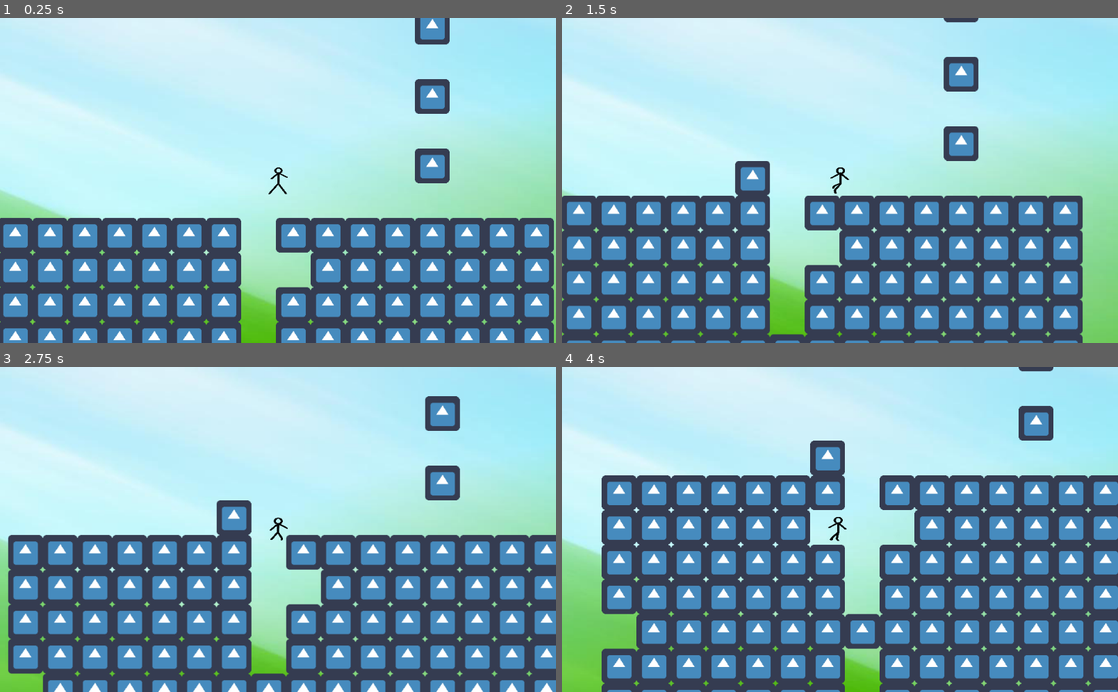
Above: before the commit, frames 1-4 (two rows, left to right).
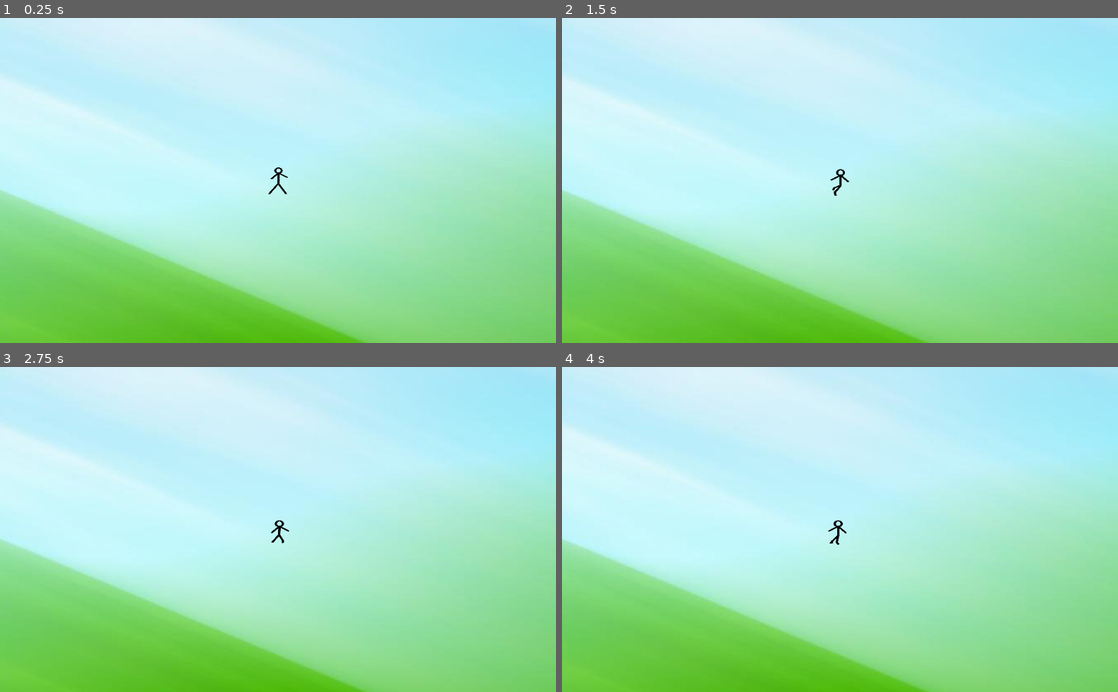
Above: after the commit, the same moments.

Repository: DiFlixx/PhantomGame2D
Game: Godot game, scene res://Node.tscn
The game is run twice, just before and just after one commit, with the same random seed, the same clock (stepped at 60 frames per second) and the same inputs. The engine's default icon, where the game draws it, is replaced by a stand-in: a white triangle on a blue panel in a dark square.
Inputs (mouse positions are in pixels of both pictures, inside the frame that each line leads up to):
- Up to frame 1 (0.25 s): no input
- Up to frame 2 (1.5 s): move the mouse to (962, 164) at 0.52 s; hold Right (ui_right) 0.53-1.28 s; hold Ctrl (ctrl) 0.53-1.28 s; move the mouse to (728, 196) at 1.27 s; hold Left (ui_left) from 1.28 s (still down); tap E (e_button) at 1.35 s
- Up to frame 3 (2.75 s): move the mouse to (333, 458) at 2.02 s; release Left (ui_left) at 2.03 s; hold Right (ui_right) from 2.03 s (still down); hold I (i_button) from 2.03 s (still down)
- Up to frame 4 (4 s): move the mouse to (812, 594) at 2.77 s; release Right (ui_right) at 2.78 s; release I (i_button) at 2.78 s; hold Up (ui_up) 2.78-3.53 s; right-click (812, 594) at 2.85 s; move the mouse to (1006, 578) at 3.52 s; hold Left (ui_left) from 3.53 s (still down); hold R (r_button) from 3.53 s (still down)

The runs differ from the first frame. In frame 1, 37% of the frame differs, in the area x 0-100%, y 0-100%; in frame 2, 41%; in frame 3, 46%; in frame 4, 57%, in the area x 7-100%, y 0-100%.

Commit message:
сохранение

Diff:
--- a/RigidBody2D.gd
+++ b/RigidBody2D.gd
@@ -164,10 +164,10 @@
 func cells_save(cells):
 	var file = File.new()
 	file.open("res://save.dat", file.WRITE)
-	#var cells_new = []
-	#for cell in cells:
-	#	cells_new
-	file.store_var(cells)
+	var cells_new = []
+	for cell in cells:
+		cells_new.append(Vector3(cell.x, cell.y, $"../TileMap".get_cell(cell.x, cell.y)))
+	file.store_var(cells_new)
 	file.close()
 	pass
 
@@ -179,6 +179,7 @@
 		file.close()
 		var tilemap = $"../TileMap"
 		tilemap.clear()
+		print(cells)
 		for cell in cells:
-			tilemap.set_cellv(cell, 0)
+			tilemap.set_cellv(Vector2(cell.x, cell.y), cell.z)
 	pass
Binary file changed: save.dat
Not shown, changed: .directory
